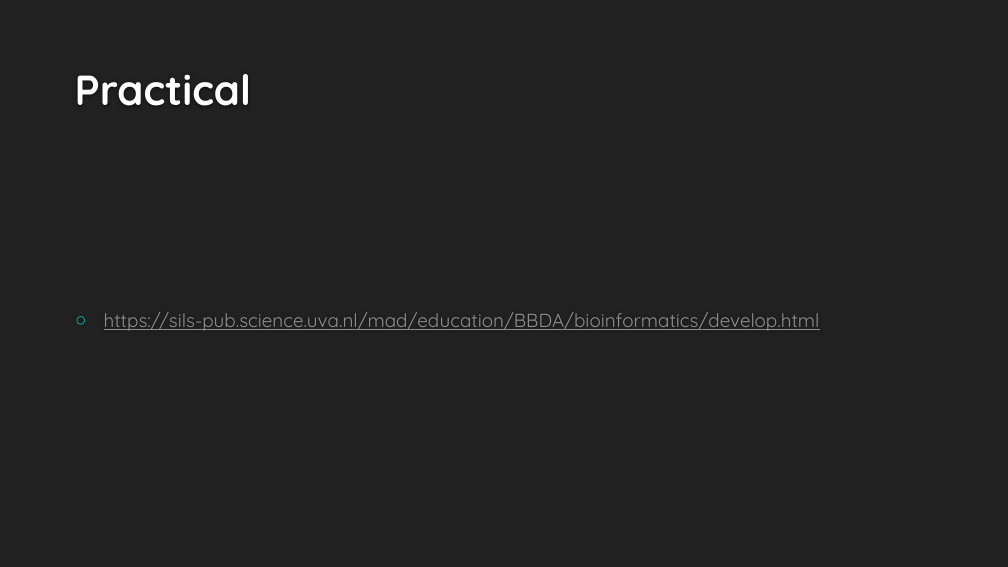
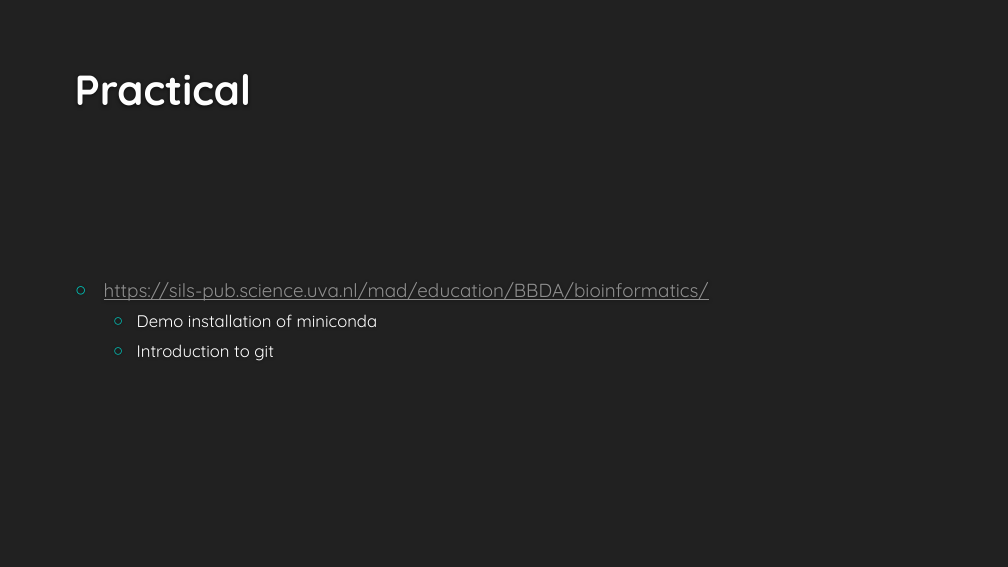
Before and after one commit to wdeleeuw/BBDA_git_course, a slide deck: slide 11 of GitConda.pptx (slide 8 before the commit). Drawn at 1008x567 pixels with LibreOffice and Linux fonts; fonts in the diff are those of the drawing; background and template pictures are left out. Boxes give left, top, right and bottom in pixels: in the first picture for what was removed or moved away, otherwise in the second. Text is boxed around its words. In the diff, an @@ line names an element or a change of style, - is before the commit and + after.

```diff
--- a/GitConda.pptx
+++ b/GitConda.pptx
@@ text at [104, 282, 709, 361]: text changed @@
-○ https://sils-pub.science.uva.nl/mad/education/BBDA/bioinformatics/develop.html
+○ https://sils-pub.science.uva.nl/mad/education/BBDA/bioinformatics/
+  ○ Demo installation of miniconda
+  ○ Introduction to git
```
Also in this commit, not shown: 4 other slides changed, 7 slides added, 3 slides removed.
